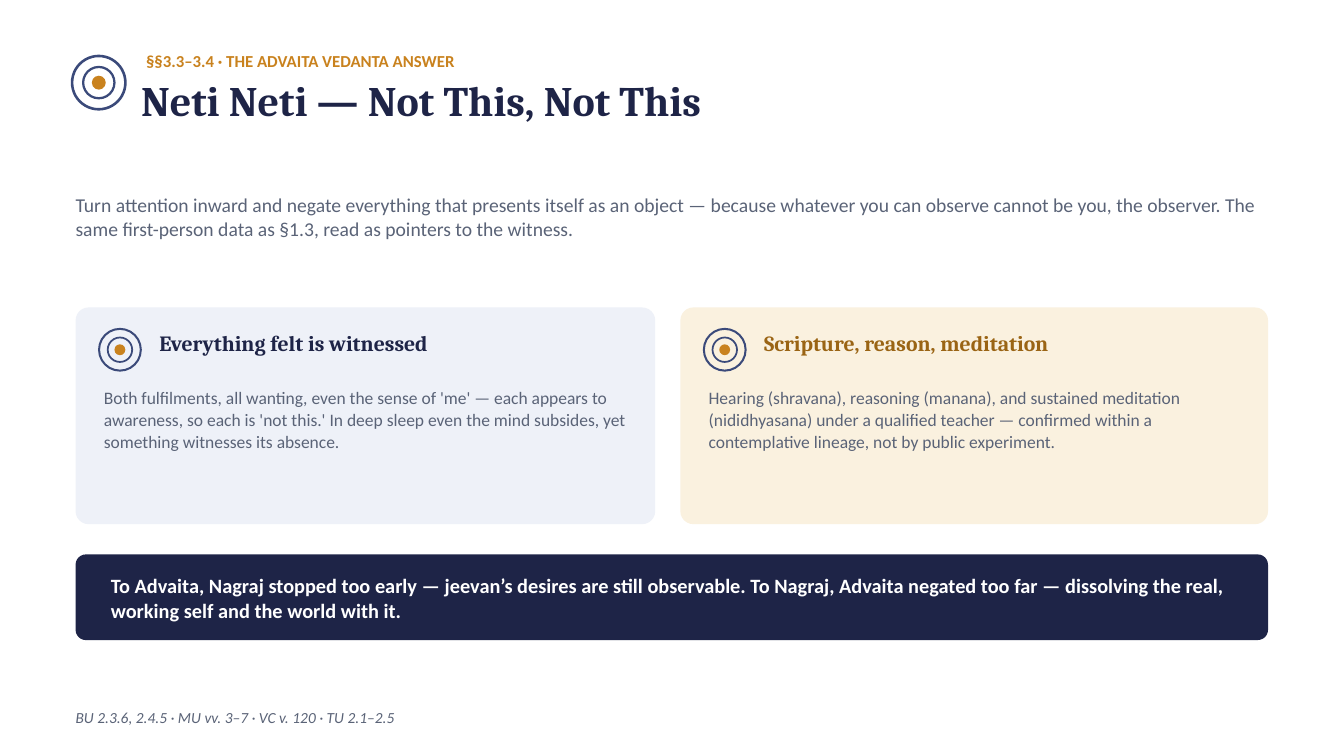
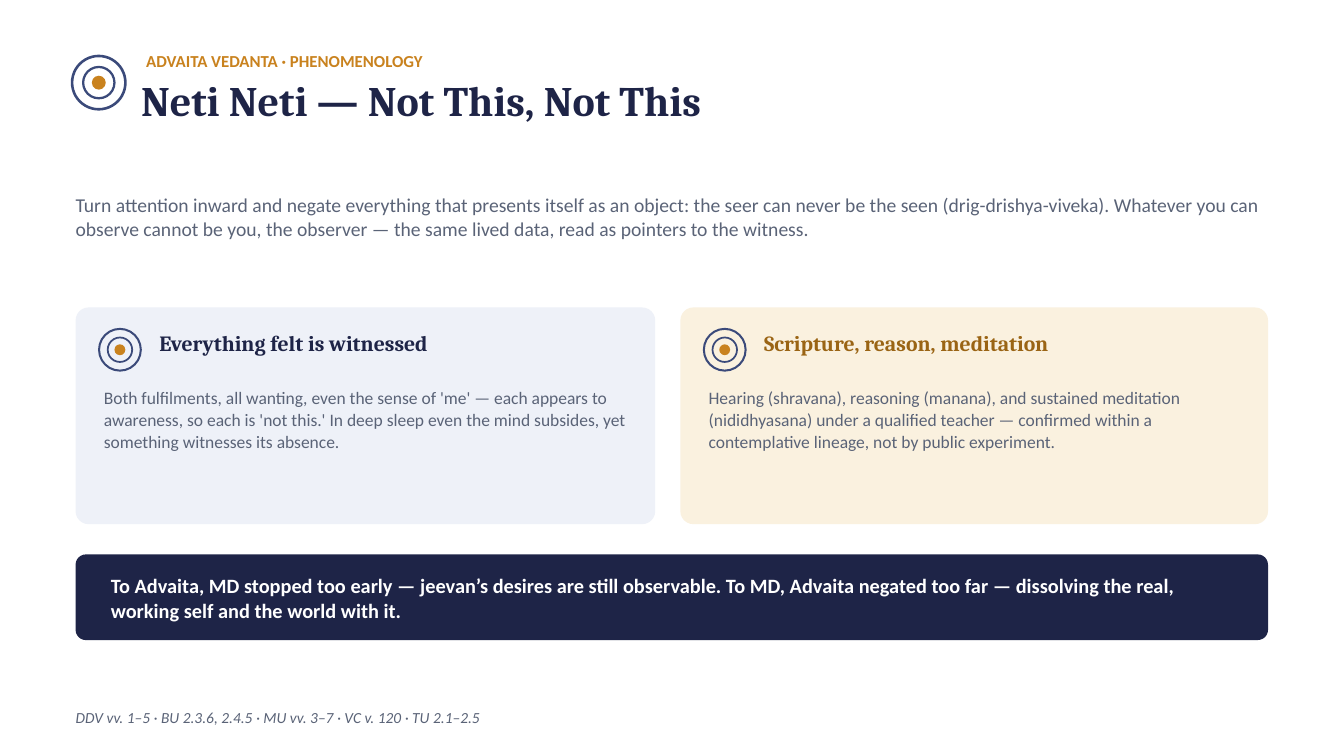
Before and after one commit to raghavamohan/AnalyticMadhyasthDarshan, a slide deck: slide 6 of Studies/Why-Humans-Are-Not-Just-Material/Why-Humans-Are-Not-Just-Material.pptx (slide 15 before the commit). Drawn at 1344x756 pixels with LibreOffice and Linux fonts; fonts in the diff are those of the drawing. Boxes give left, top, right and bottom in pixels: in the first picture for what was removed or moved away, otherwise in the second. Text is boxed around its words. In the diff, an @@ line names an element or a change of style, - is before the commit and + after.

```diff
--- a/Studies/Why-Humans-Are-Not-Just-Material/Why-Humans-Are-Not-Just-Material.pptx
+++ b/Studies/Why-Humans-Are-Not-Just-Material/Why-Humans-Are-Not-Just-Material.pptx
@@ text at <box>146,56,423,67</box>: text changed @@
-§§3.3–3.4 · THE ADVAITA VEDANTA ANSWER
+ADVAITA VEDANTA · PHENOMENOLOGY
@@ text at <box>76,198,1258,239</box>: text changed @@
-Turn attention inward and negate everything that presents itself as an object — because whatever you can observe cannot be you, the observer. The same first-person data as §1.3, read as pointers to the witness.
+Turn attention inward and negate everything that presents itself as an object: the seer can never be the seen (drig-drishya-viveka). Whatever you can observe cannot be you, the observer — the same lived data, read as pointers to the witness.
@@ text at <box>111,578,1173,622</box>: text changed @@
-To Advaita, Nagraj stopped too early — jeevan’s desires are still observable. To Nagraj, Advaita negated too far — dissolving the real, working self and the world with it.
+To Advaita, MD stopped too early — jeevan’s desires are still observable. To MD, Advaita negated too far — dissolving the real, working self and the world with it.
@@ text at <box>76,712,480,725</box>: text changed @@
-BU 2.3.6, 2.4.5 · MU vv. 3–7 · VC v. 120 · TU 2.1–2.5
+DDV vv. 1–5 · BU 2.3.6, 2.4.5 · MU vv. 3–7 · VC v. 120 · TU 2.1–2.5
```
Also in this commit, not shown: 17 other slides changed, 6 other files.
